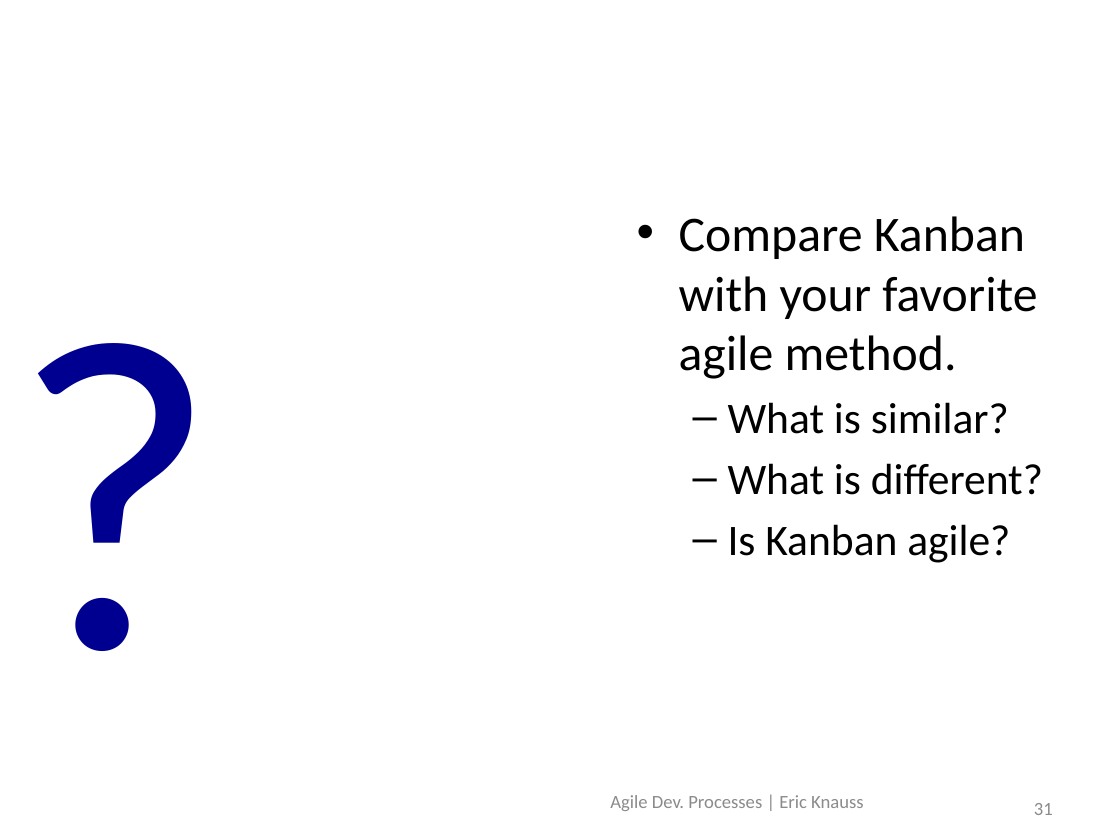
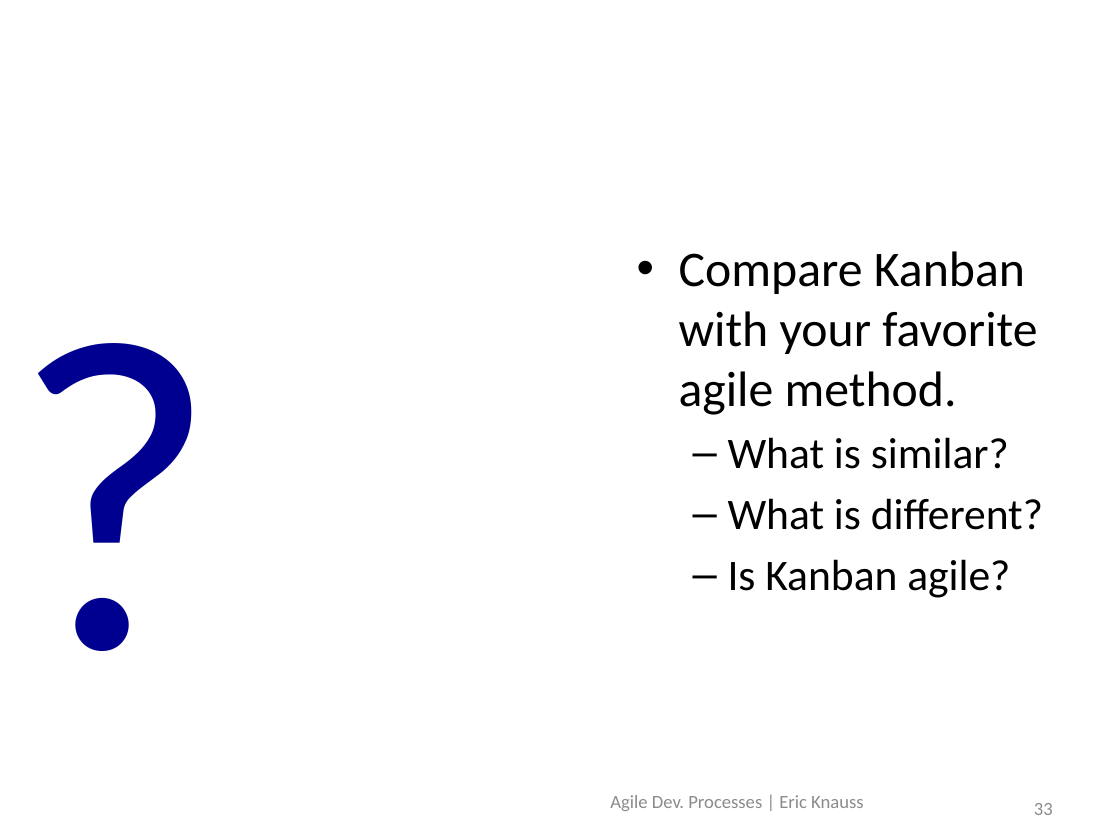
Before and after one commit to oerich/EDA397, a slide deck: slide 33 of Slides/src/2017/agile-dev-processes-4-principles.pptx (slide 31 before the commit). Drawn at 1120x840 pixels with LibreOffice and Linux fonts; fonts in the diff are those of the drawing; background and template pictures are left out. Boxes give left, top, right and bottom in pixels: in the first picture for what was removed or moved away, otherwise in the second. Text is boxed around its words. In the diff, an @@ line names an element or a change of style, - is before the commit and + after.

```diff
--- a/Slides/src/2017/agile-dev-processes-4-principles.pptx
+++ b/Slides/src/2017/agile-dev-processes-4-principles.pptx
@@ text "Compare Kanban with your favorite ...": place and size @@
-text "Compare Kanban with your favorite ..." at <box>679,216,1043,563</box>
+text "Compare Kanban with your favorite ..." at <box>679,251,1043,598</box>
@@ page number at <box>1034,803,1053,815</box>: text changed @@
-31
+33
```
Also in this commit, not shown: 16 other slides changed, 4 slides added, 1 slide removed.
